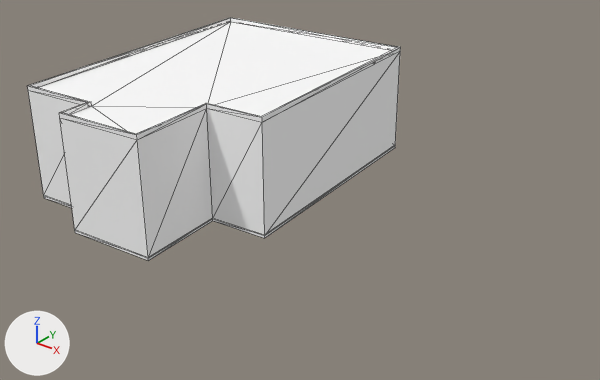
The glTF model cities/arlov-borggatan/pack/tiles/c4_2.glb, before and after one commit.
Camera for both pictures: a 50 mm camera at (320.3, 78.9, 54.4) aimed at (260.3, 153.9, 7.9). The axes (+X, +Y, +Z) are drawn at lower left. The lights are the same throughout. The first picture is the older version. Mesh edges are drawn as thin lines. Where no turn or scale is listed for an object, it has been applied to the vertices.

The older version as bpy lines, for what is in view:
```python
me_sm_building_w1379169681 = bpy.data.meshes.new('SM_Building_w1379169681')
me_sm_building_w1379169681.from_pydata(...)  # 56 vertices, 86 faces; spans x -17.5..17.5, y -24.4..24.4, z -8.1..8.1
# faces by material slot: [16, 32, 22, 16]
me_sm_building_w1379169681.materials.append(mat_m_wall_brick_yellow_upper)  # white #ffffff
me_sm_building_w1379169681.materials.append(mat_m_wall_brick_yellow_blank)  # white #ffffff
me_sm_building_w1379169681.materials.append(mat_m_roof_flat_gravel)  # white #ffffff
me_sm_building_w1379169681.materials.append(mat_m_concrete)  # white #ffffff
ob_sm_building_w1379169681 = bpy.data.objects.new('SM_Building_w1379169681', me_sm_building_w1379169681)
ob_sm_building_w1379169681.location = (242.19, 158.11, 11.44)
```
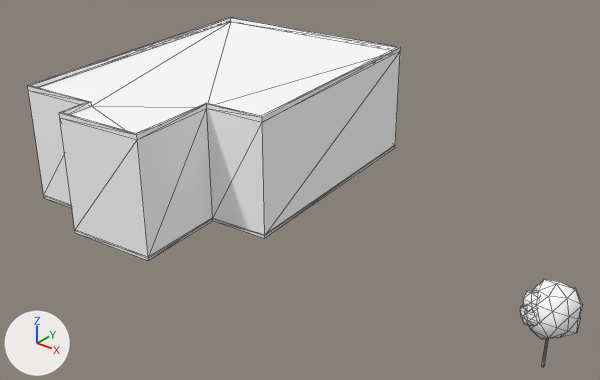
The newer file is also turned or shifted as a whole; pictures and numbers use the older file's frame.

What the commit changed:
Material 'M_Bark_Wood' (mat_m_bark_wood) is new.
Its base color is (1.0, 1.0, 1.0) (white #ffffff).
Its roughness is 0.953.
Material 'M_Leaf' (mat_m_leaf) is new.
Its base color is (1.0, 1.0, 1.0) (white #ffffff).
Its roughness is 0.902.
Mesh me_sm_trees_4_2 is new.
It has 138 vertices, 252 faces and spans x -2.72..2.72, y -2.82..2.82, z -4.66..4.66.
Faces by material slot: [12, 240].
It uses material mat_m_bark_wood (white #ffffff).
It uses material mat_m_leaf (white #ffffff).
Object 'SM_Trees_4_2' (ob_sm_trees_4_2) is new; it shows me_sm_trees_4_2.
Its location is (298.19, 143.87, 9.03).

Where the change shows, as pixel boxes [x1, y1, x2, y2] in the pictures (600 x 380 px):
'SM_Trees_4_2', added: after [520, 279, 583, 367]
    faces in mat_m_leaf (white #ffffff): [520, 279, 583, 339]
